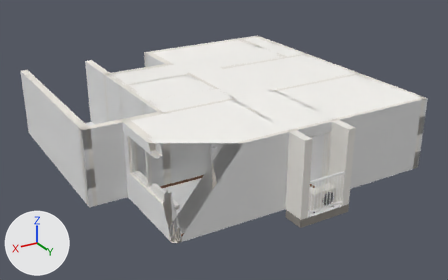
The glTF model docs/baked/house.glb: old version first, new version second.
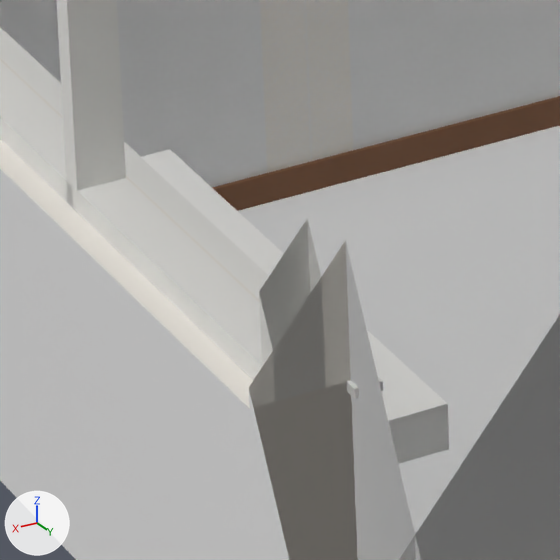
Old and new are each drawn whole from a camera (50 mm lens) standing at (9.84, 17.27, 8.87) and looking at (-0.12, 0.67, 0.57) and again close up on the part from 32% to 42% of the width and 61% to 78% of the height. Arrows for +X, +Y and +Z are at lower left; the lights stay in place. The older version's two pictures come first. Everything nearer to the camera than a plane just in front of the edit is cut away. Vertices at exactly the same position are counted once.

In view in the first close-up: 'house'.
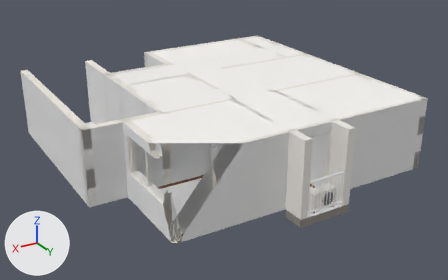
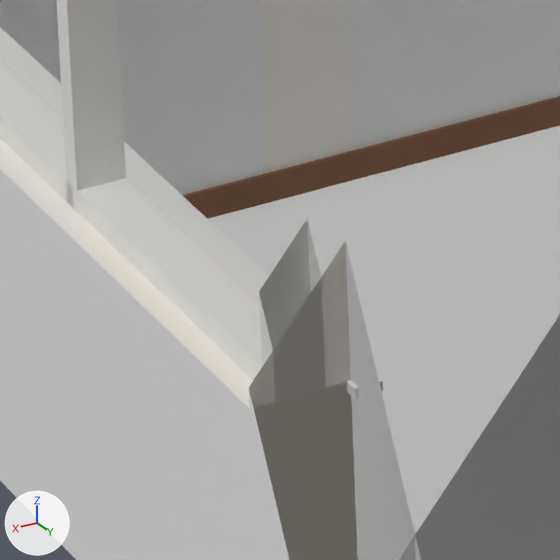
What the commit changed:
me_mesh_0 is used by ob_house; location (0.0, 0.0, 0.0).
me_mesh_0 had 6113 vertices, 11154 faces and spanned x -5.08..5.08, y -4.78..5.48, z -0.26..2.4.
me_mesh_0 now has 6097 vertices, 11130 faces and spans x -5.08..5.08, y -4.78..5.48, z -0.26..2.4.
me_mesh_0 part 1: the loose piece of 8 vertices spanning x 3.23..3.53, y 2.4..3.13, z 0.45..0.57 is deleted.
me_mesh_0 part 2: the loose piece of 8 vertices spanning x 3.23..3.53, y 3.17..3.9, z 0.45..0.57 is deleted.
me_mesh_0 no longer uses material mat_fix_fbfaf7 (white #fbfaf7).

Changed parts and their boxes (x1, y1, x2, y2) in the close-ups (560 x 560 px):
part 1 of me_mesh_0, deleted
    before: (141, 149, 284, 276)
part 2 of me_mesh_0, deleted
    before: (367, 330, 449, 464)
